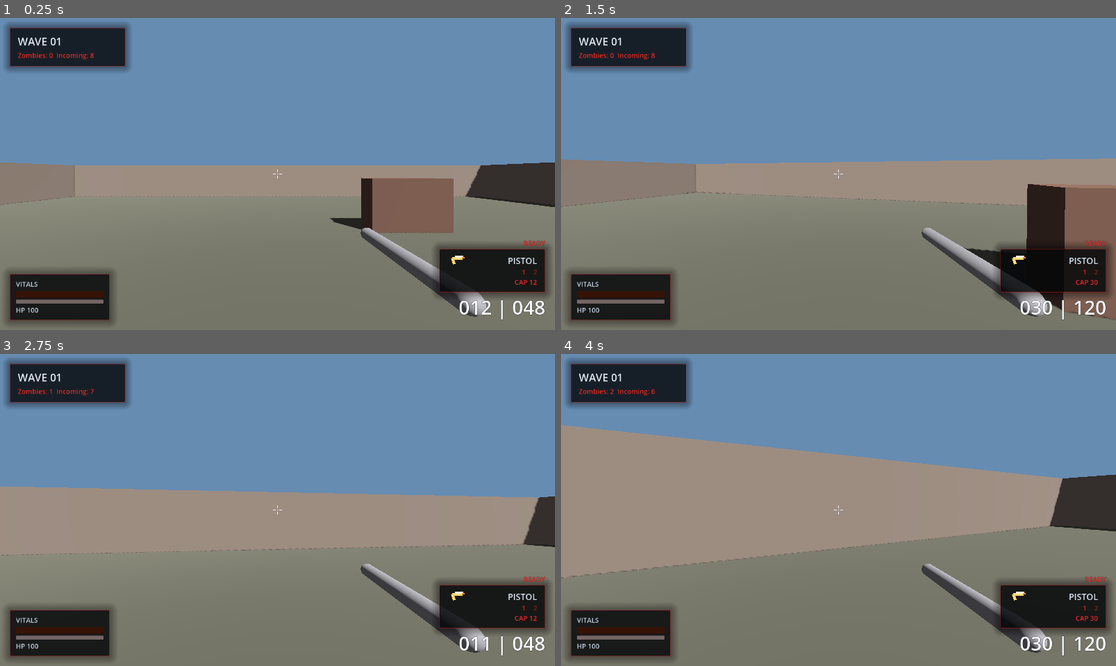
Above: before the commit, frames 1-4 (two rows, left to right).
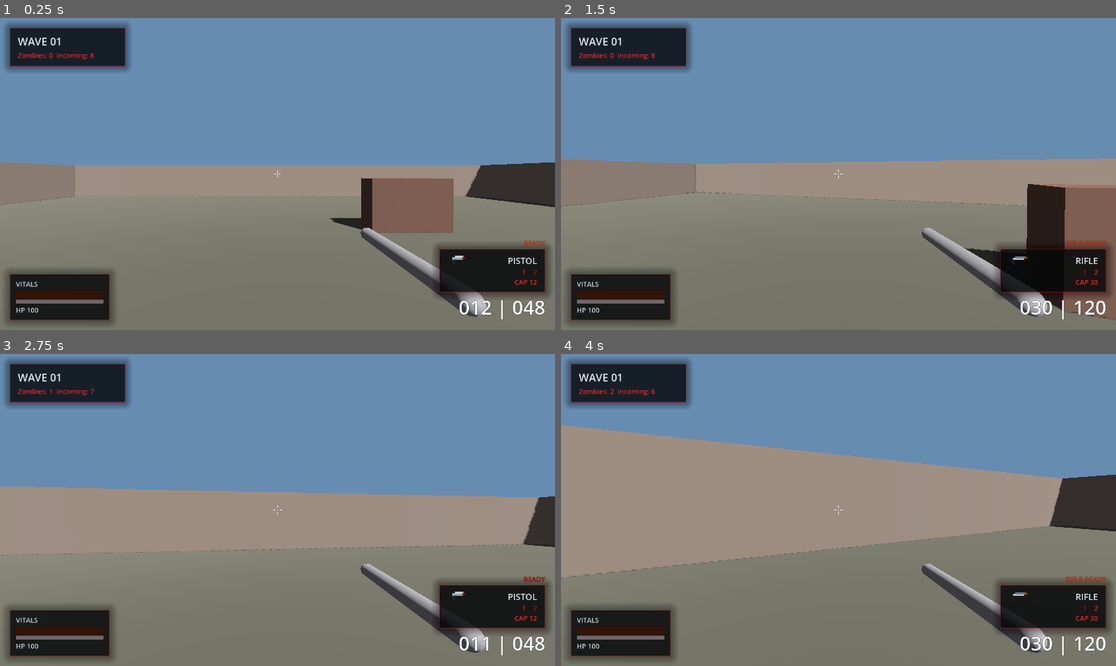
Above: after the commit, the same moments.

Repository: KernPhilipp/Dead-Zones
Game: Godot game, scene res://scenes/main.tscn
Same seed, same stepped clock (60 frames per second), same inputs: the game is played once before the commit and once after it.
Inputs (mouse positions are in pixels of both pictures, inside the frame that each line leads up to):
- Up to frame 1 (0.25 s): no input
- Up to frame 2 (1.5 s): tap Enter at 0.5 s; move the mouse to (866, 174) at 0.52 s; hold W (move_forward) from 0.53 s (still down); click (866, 174) at 0.6 s; tap Space (jump) at 0.77 s; move the mouse to (810, 174) at 1.27 s; tap Mouse wheel down (weapon_next) at 1.35 s
- Up to frame 3 (2.75 s): keep holding W (move_forward); tap Space (jump) at 1.52 s; move the mouse to (288, 503) at 2.02 s; tap Mouse wheel up (weapon_prev) at 2.1 s
- Up to frame 4 (4 s): keep holding W (move_forward); move the mouse to (832, 516) at 2.77 s; tap 1 (weapon_slot_1) at 2.85 s; tap Space (jump) at 3.02, 3.77 s; move the mouse to (877, 513) at 3.52 s; tap 2 (weapon_slot_2) at 3.6 s

The runs differ from the first frame. In frame 1, less than 0.1% of the frame differs, in the area x 49-84%, y 48-80%; in frame 2, 0.2%; in frame 3, less than 0.1%; in frame 4, 0.2%, in the area x 49-98%, y 49-83%.

Commit message:
Connect player signals to HUD and add wave scaling
- Connect shot/kill/reload/damage/combat signals from player to HUD
- Update weapon name, weapon slots, reload bar and crosshair each frame
- Scale zombie count (+2/wave), spawn interval (-0.15s/wave, min 0.5s)
  and alive cap (+1/wave, max 15) with each wave

Co-Authored-By: Claude Sonnet 4.6 <noreply@anthropic.com>

Diff:
--- a/scripts/game_manager.gd
+++ b/scripts/game_manager.gd
@@ -53,6 +53,7 @@
 var wave_active: bool = false
 var wave_plan: Dictionary = {}
 var layer_state: Dictionary = {"layers": []}
+var current_alive_cap: int = 0
 
 var runtime_state: Dictionary = {}
 
@@ -70,6 +71,17 @@
 	player = get_tree().get_first_node_in_group("player")
 	hud = get_node_or_null("../HUD")
 
+	if player != null and hud != null:
+		player.shot_feedback.connect(func(hit): if hud.has_method("show_shot_feedback"): hud.show_shot_feedback(hit))
+		player.kill_feedback.connect(func(): if hud.has_method("show_kill_feedback"): hud.show_kill_feedback())
+		player.reload_feedback.connect(func(msg, col): if hud.has_method("show_status"): hud.show_status(msg, col))
+		player.damage_feedback.connect(func(amt, dir): if hud.has_method("show_damage_feedback"): hud.show_damage_feedback(amt, dir))
+		player.combat_text_feedback.connect(func(msg, col): if hud.has_method("show_combat_text"): hud.show_combat_text(msg, col))
+		if hud.has_method("update_weapon"):
+			hud.update_weapon(player.weapon_name)
+		if hud.has_method("update_weapon_slots"):
+			hud.update_weapon_slots(player.current_weapon_index)
+
 	profile_rng = RandomNumberGenerator.new()
 	profile_rng.randomize()
 	curve_mode = "tuned" if use_tuned_wave_curve else "default"
@@ -131,6 +143,14 @@
 		hud.update_health(player.health)
 	if hud.has_method("update_ammo"):
 		hud.update_ammo(player.ammo, player.max_ammo, player.reserve_ammo)
+	if hud.has_method("update_weapon"):
+		hud.update_weapon(player.weapon_name)
+	if hud.has_method("update_weapon_slots"):
+		hud.update_weapon_slots(player.current_weapon_index)
+	if hud.has_method("update_reload"):
+		hud.update_reload(player.is_reloading, player.get_reload_progress())
+	if hud.has_method("update_crosshair"):
+		hud.update_crosshair(player.speed_ratio)
 	if hud.has_method("update_wave"):
 		var total: int = int(wave_plan.get("total_count", 0))
 		var pending: int = int(wave_plan.get("pending_index", 0))
@@ -158,7 +178,7 @@
 		wave_plan,
 		wave_elapsed,
 		alive_count,
-		alive_cap,
+		current_alive_cap,
 		spawn_delay_step_seconds,
 		spawn_retry_limit,
 		Callable(self, "_spawn_wave_entry")
@@ -180,7 +200,12 @@
 	wave_elapsed = 0.0
 	intermission_remaining = 0.0
 
-	var budget: Dictionary = spawn_budget_model.build_budget(base_wave_spawn_count)
+	var wave_scale: int = current_wave_index - 1
+	var scaled_spawn_count: int = base_wave_spawn_count + wave_scale * 2
+	var scaled_interval: float = maxf(0.5, base_spawn_interval_seconds - wave_scale * 0.15)
+	current_alive_cap = mini(alive_cap + wave_scale, 15)
+
+	var budget: Dictionary = spawn_budget_model.build_budget(scaled_spawn_count)
 	var main_distribution: Dictionary = progression_model.build_distribution(
 		current_wave_index,
 		special_wave_modifier,
@@ -223,7 +248,7 @@
 	var scheduled_entries: Array[Dictionary] = schedule_builder.build_schedule(
 		entries,
 		current_wave_index,
-		base_spawn_interval_seconds,
+		scaled_interval,
 		special_wave_modifier,
 		profile_rng
 	)
